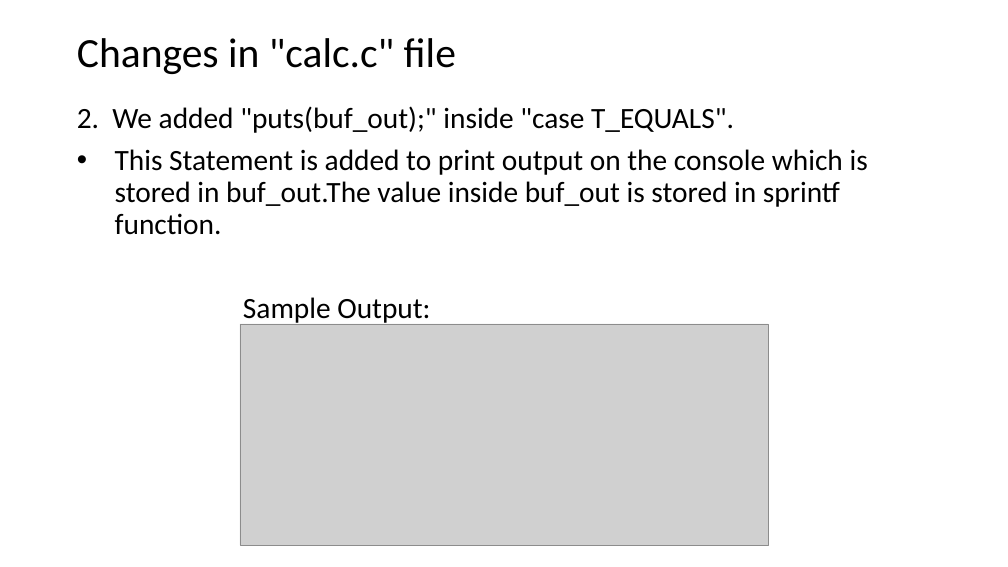
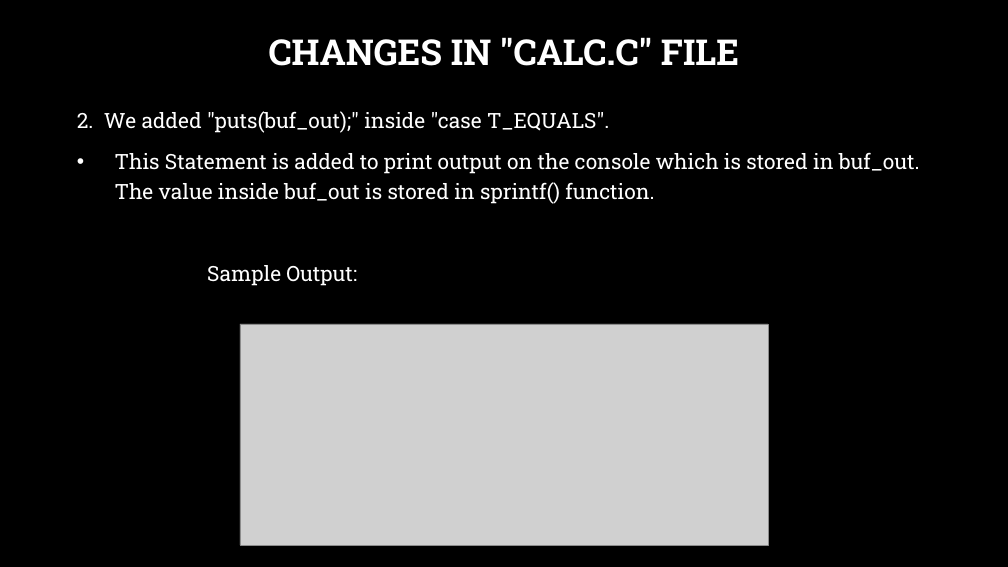
Before and after one commit to dhruvdani/CodeGladiators, a slide deck: slide 3 of Round-2.pptx. Drawn at 1008x567 pixels with LibreOffice and Linux fonts; fonts in the diff are those of the drawing; grey boxes stand for pictures; background and template pictures are left out. Boxes give left, top, right and bottom in pixels: in the first picture for what was removed or moved away, otherwise in the second. Text is boxed around its words. In the diff, an @@ line names an element or a change of style, - is before the commit and + after.

```diff
--- a/Round-2.pptx
+++ b/Round-2.pptx
@@ background #FFFFFF to picture (left out) @@
@@ title at bbox=[269, 37, 739, 66]: text changed; size 39.6 to 34 pt; font Calibri to Roboto Slab; text colour #000000 to #FFFFFF; bold on @@
-Changes in "calc.c" file
+CHANGES IN "CALC.C" FILE
@@ text at bbox=[77, 111, 609, 286]: size 28 to 20 pt, font Calibri to Roboto Slab, text colour #000000 to #FFFFFF in "2. We added "puts(buf_out);" inside "case T_EQUALS".", "Sample Output:"; line spacing 0.9 to 1.2 @@
@@ text at bbox=[115, 152, 920, 204]: text changed; size 28 to 20 pt; font Calibri to Roboto Slab; text colour #000000 to #FFFFFF @@
-• This Statement is added to print output on the console which is stored in buf_out.The value inside buf_out is stored in sprintf function.
+• This Statement is added to print output on the console which is stored in buf_out. The value inside buf_out is stored in sprintf() function.
```
Also in this commit, not shown: 6 other slides changed, 1 slide added.
